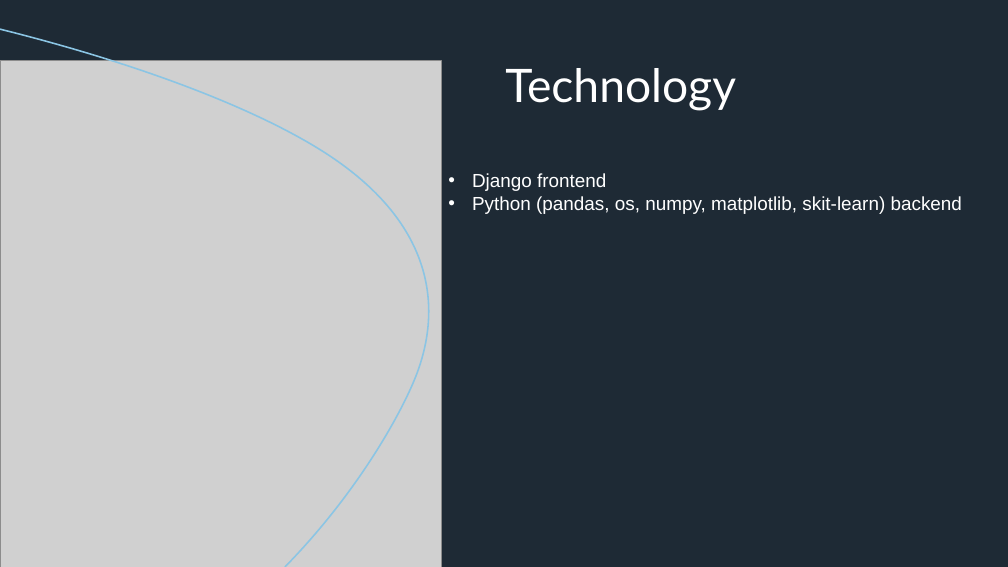
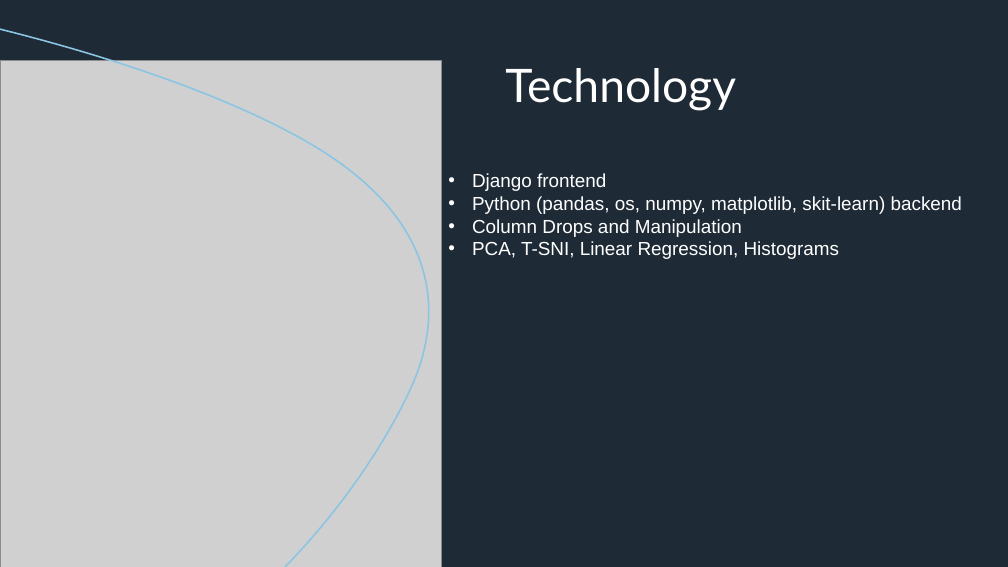
Before and after one commit to CS340-21/MathMajorsUnite, a slide deck: slide 4 of Dolphyn_Insights_Final_Presentation.pptx. Drawn at 1008x567 pixels with LibreOffice and Linux fonts; fonts in the diff are those of the drawing; grey boxes stand for pictures. Boxes give left, top, right and bottom in pixels: in the first picture for what was removed or moved away, otherwise in the second. Text is boxed around its words. In the diff, an @@ line names an element or a change of style, - is before the commit and + after.

```diff
--- a/Dolphyn_Insights_Final_Presentation.pptx
+++ b/Dolphyn_Insights_Final_Presentation.pptx
@@ text at <box>472,219,840,259</box>: paragraphs added @@
+• Column Drops and Manipulation
+• PCA, T-SNI, Linear Regression, Histograms
```
Also in this commit, not shown: 2 other slides changed.
